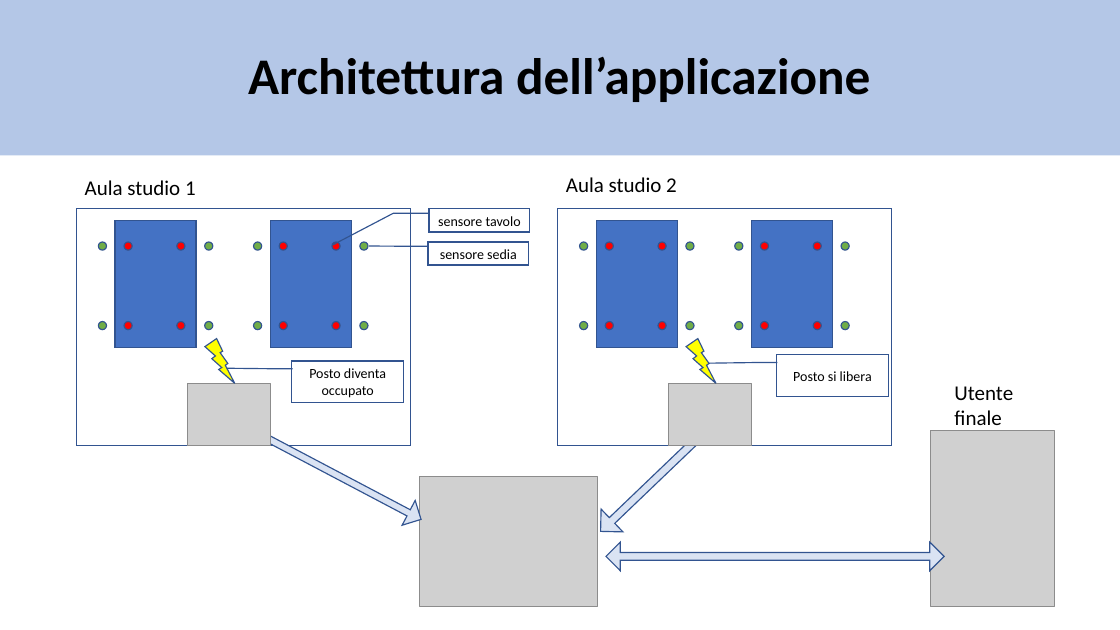
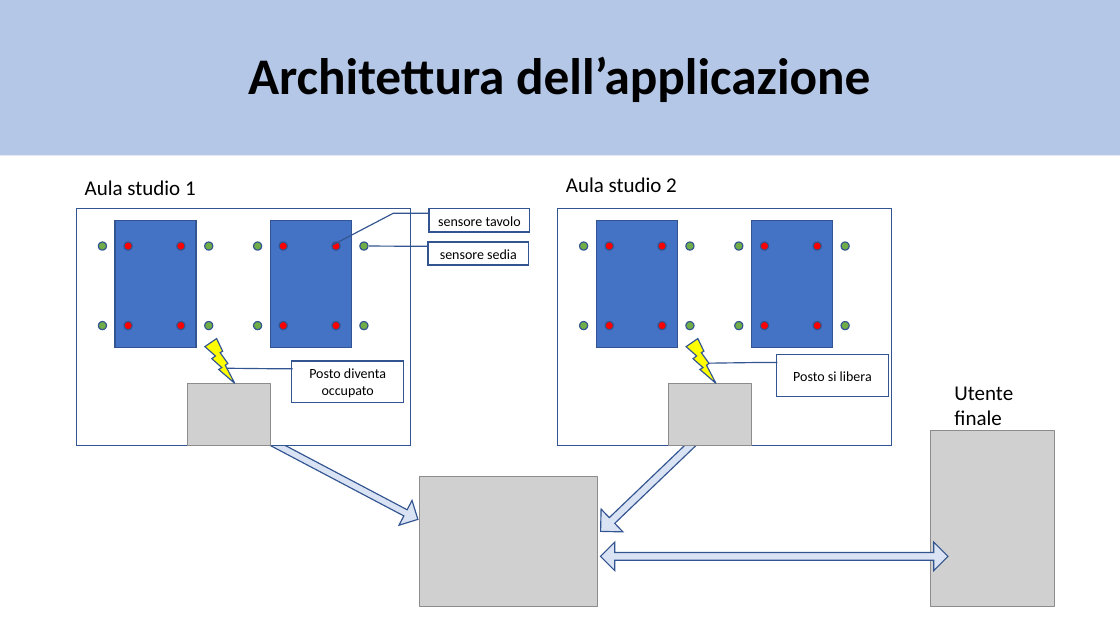
Before and after one commit to matte21/CalcM, a slide deck: slide 9 of ontologia.pptx. Drawn at 1120x630 pixels with LibreOffice and Linux fonts; fonts in the diff are those of the drawing; grey boxes stand for pictures. Boxes give left, top, right and bottom in pixels: in the first picture for what was removed or moved away, otherwise in the second. Text is boxed around its words. In the diff, an @@ line names an element or a change of style, - is before the commit and + after.

```diff
--- a/ontologia.pptx
+++ b/ontologia.pptx
@@ notched right arrow: place and size @@
-notched right arrow at [237, 414, 428, 532]
+notched right arrow at [234, 414, 424, 532]
@@ left right arrow: place and size @@
-left right arrow at [606, 542, 944, 571]
+left right arrow at [601, 542, 949, 571]
```
Also in this commit, not shown: 7 other slides changed, 1 slide added.
